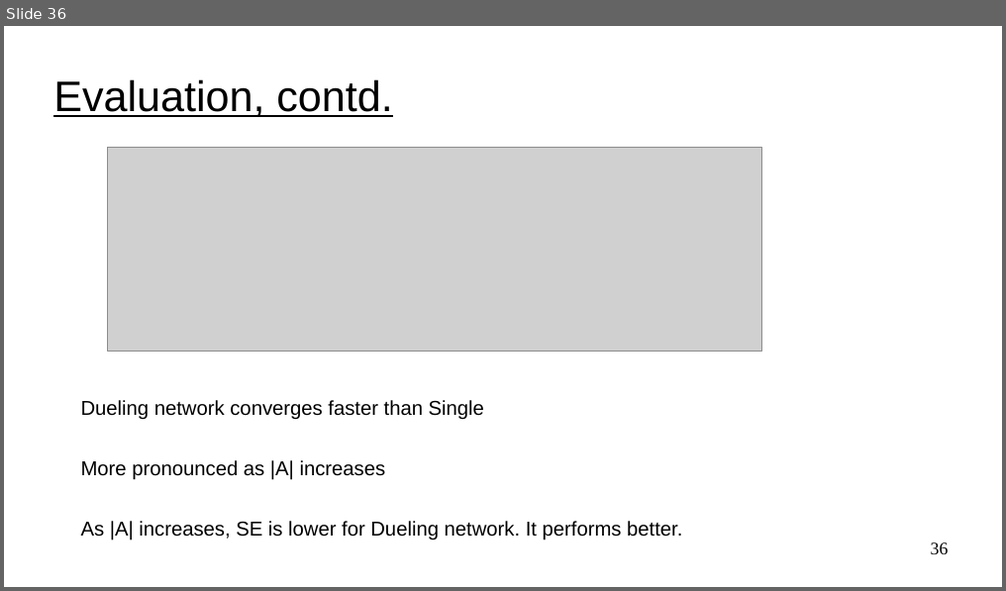
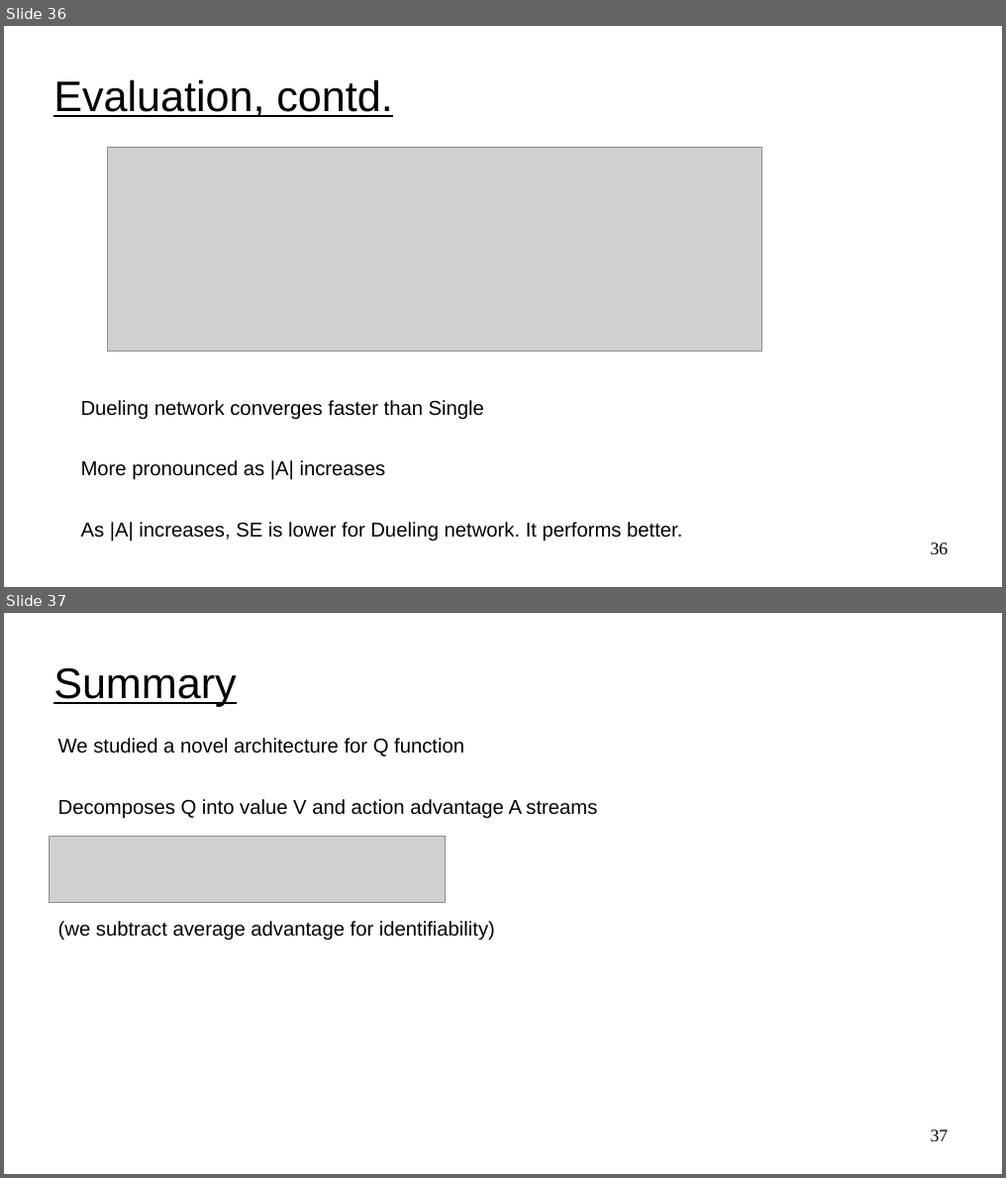
Before and after one commit to UVADS/reinforcement_learning, a slide deck: 06_deep_q_networks_extensions/dqn_extensions.ppt. Shown one above the other, each under a label of ours: slide 36 before the commit, slides 36 and 37 after it. The pictures are 1006x591 and 1006x1178 pixels, drawn with LibreOffice and Linux fonts; fonts in the diff are those of the drawing; grey boxes stand for pictures. Boxes give left, top, right and bottom in pixels: in the first picture for what was removed or moved away, otherwise in the second. Text is boxed around its words. In the diff, an @@ line names an element or a change of style, - is before the commit and + after.

```diff
--- a/06_deep_q_networks_extensions/dqn_extensions.ppt
+++ b/06_deep_q_networks_extensions/dqn_extensions.ppt
@@ slide 37 added at [4,613,1002,1174], background #FFFFFF @@
@@ title added at [54,668,236,706], 34 pt, text #000000, underline @@
+Summary
@@ text added at [58,738,597,941], 16 pt, text #000000 @@
+We studied a novel architecture for Q function
+Decomposes Q into value V and action advantage A streams
+(we subtract average advantage for identifiability)
@@ picture added at [50,836,446,902] @@
@@ page number added at [931,1130,948,1142], 14 pt, text #000000 @@
+37
```
Also in this commit, not shown: 3 slides changed.
